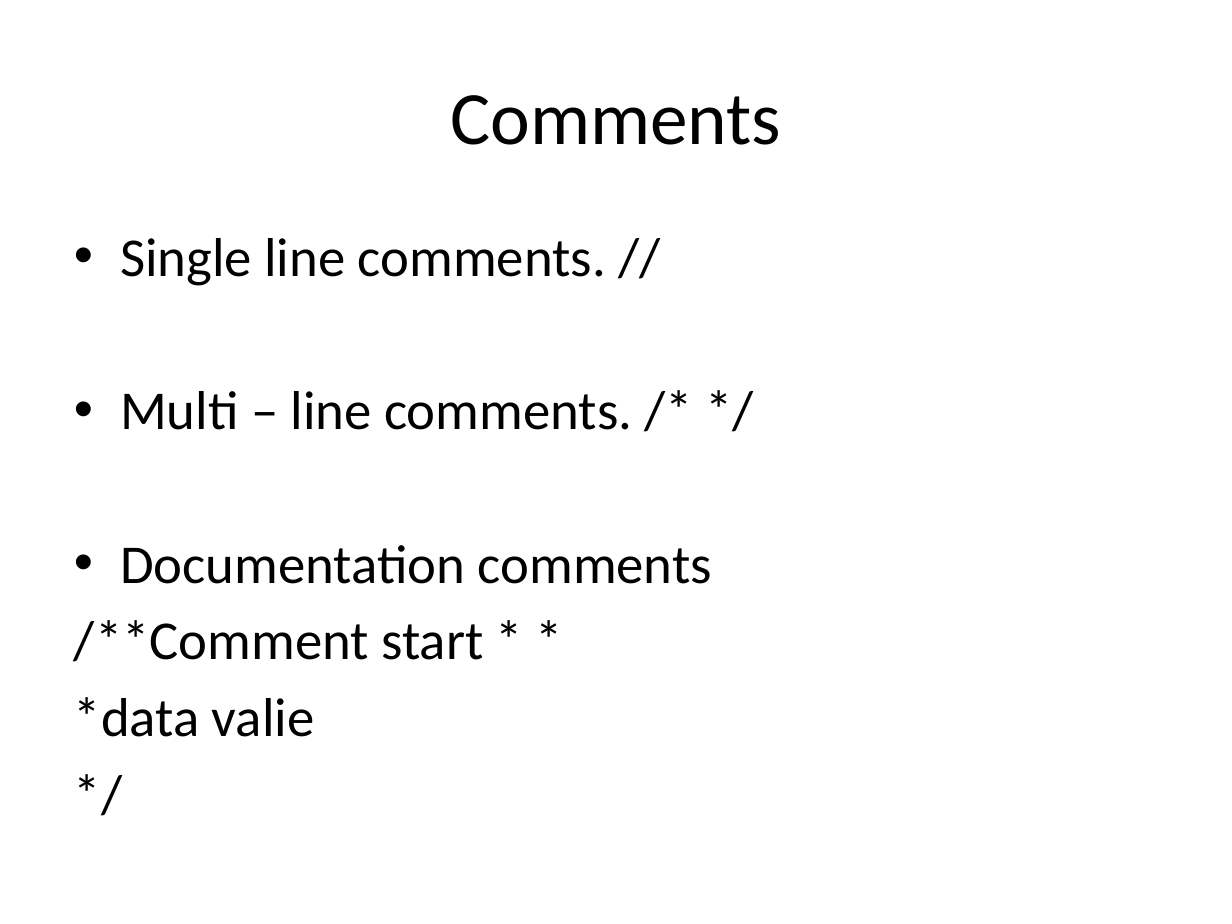
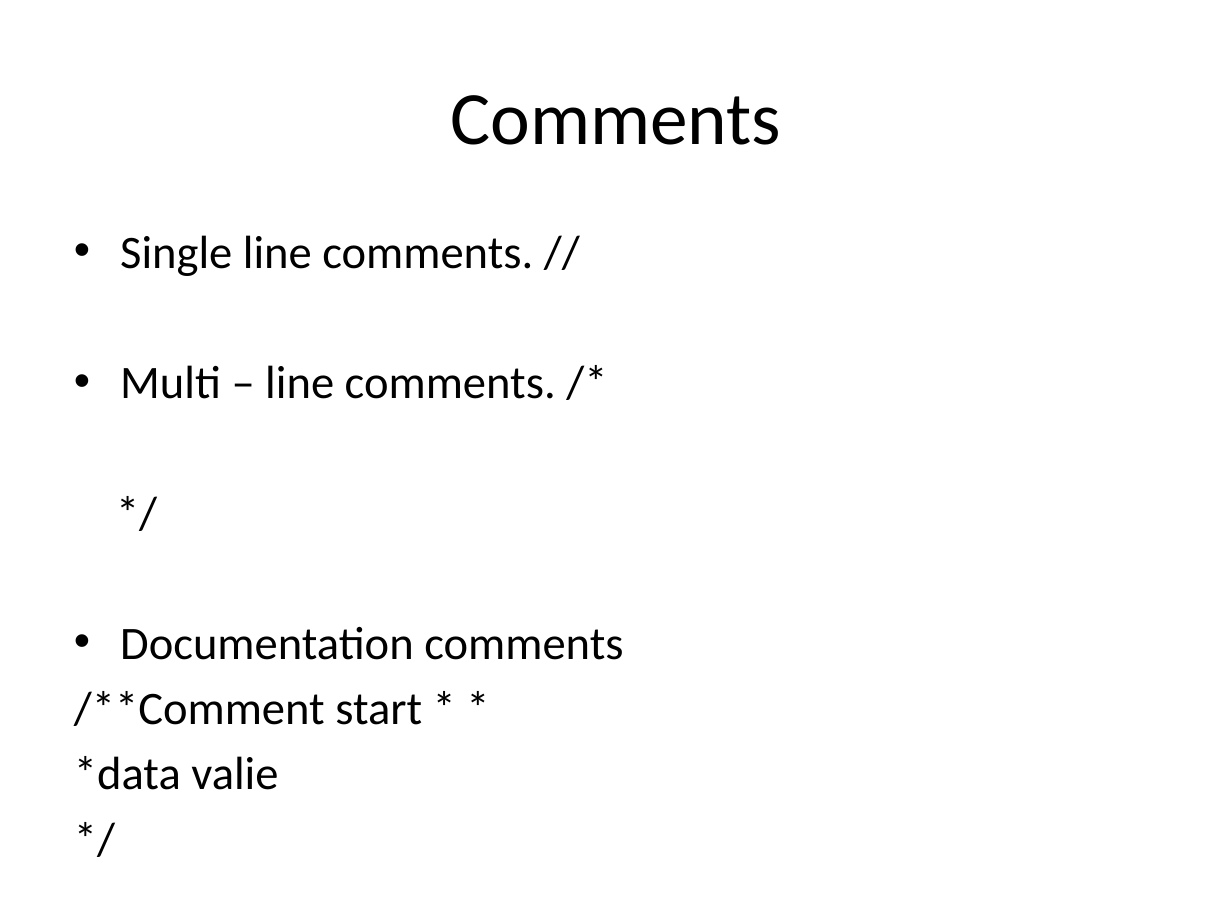
Before and after one commit to BesantJ2ee/Java_09_July_2022_10_30_Batch, a slide deck: slide 3 of PowerPoints/Module_3/Module3_Fundamental_of_Java_Programming.pptx. Drawn at 1232x924 pixels with LibreOffice and Linux fonts; fonts in the diff are those of the drawing. Boxes give left, top, right and bottom in pixels: in the first picture for what was removed or moved away, otherwise in the second. Text is boxed around its words. In the diff, an @@ line names an element or a change of style, - is before the commit and + after.

```diff
--- a/PowerPoints/Module_3/Module3_Fundamental_of_Java_Programming.pptx
+++ b/PowerPoints/Module_3/Module3_Fundamental_of_Java_Programming.pptx
@@ text at (x1=74, y1=235, x2=623, y2=790): size 32 to 27.2 pt in "Single line comments. //", "Documentation comments", "/**Comment start * *", "*data valie" and 1 more places @@
@@ text at (x1=120, y1=365, x2=556, y2=399): text changed; size 32 to 27.2 pt @@
-• Multi – line comments. /* */
+• Multi – line comments. /*
+*/
```
Also in this commit, not shown: 4 other slides changed, 8 other files.
